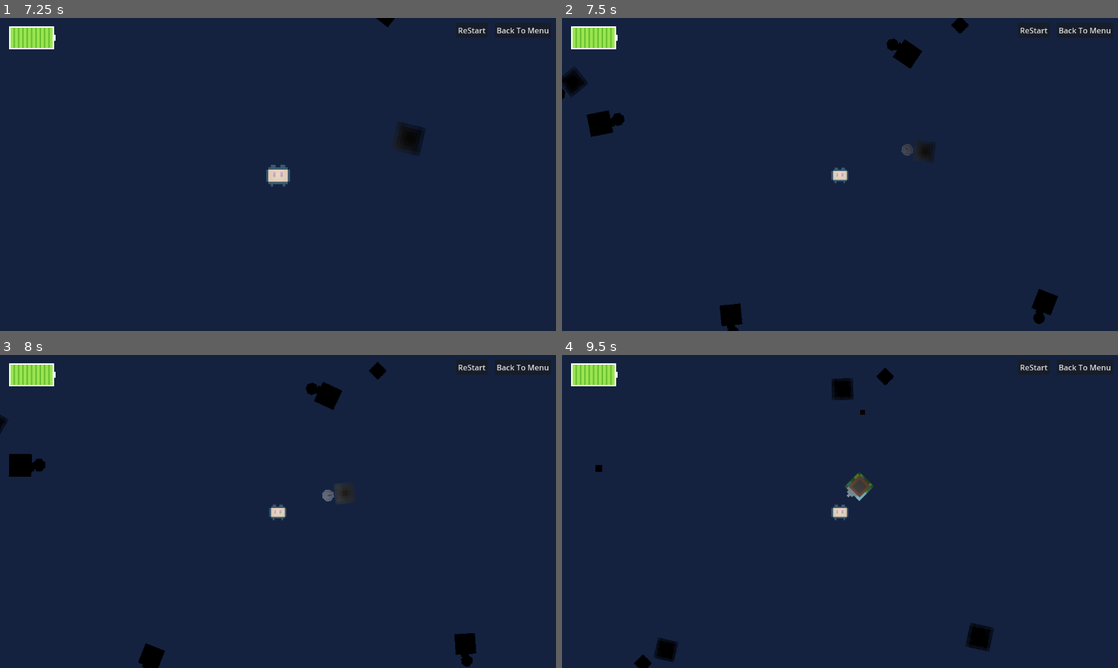
Above: before the commit, frames 1-4 (two rows, left to right).
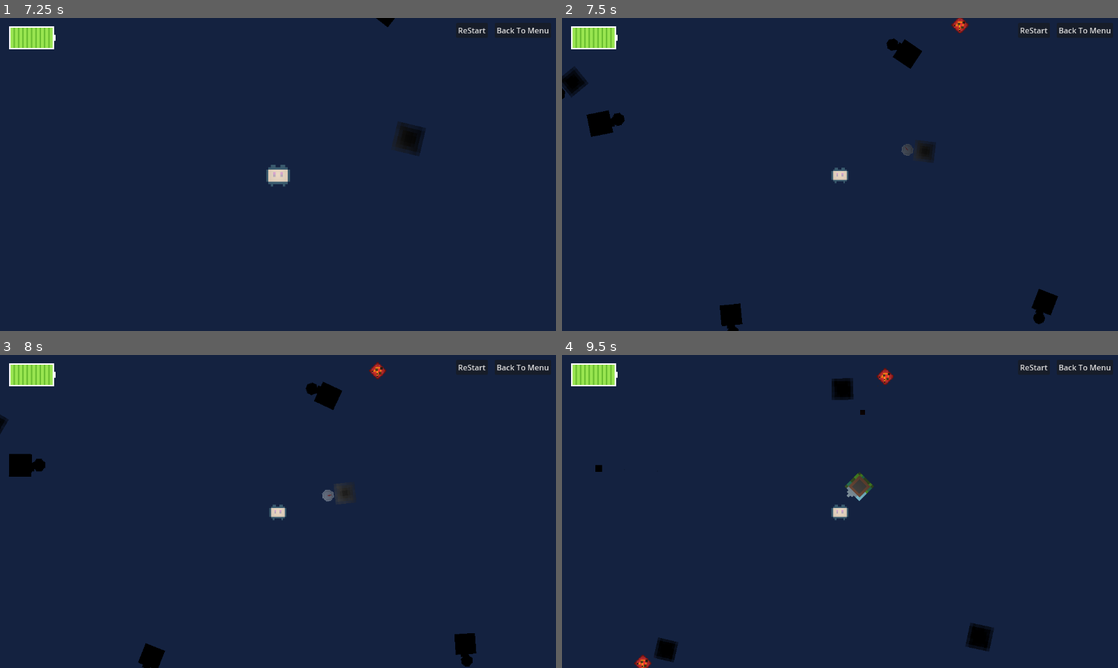
Above: after the commit, the same moments.

Repository: icysamon/LightYearsTraveler
Game: Godot game, scene res://scene/main/menu.tscn
Same seed, same stepped clock (60 frames per second), same inputs: the game is played once before the commit and once after it.
Inputs (mouse positions are in pixels of both pictures, inside the frame that each line leads up to):
- Up to frame 1 (7.25 s): click "Start" at 0.5 s; click "ReStart" at 1.25 s; click "ReStart" at 2 s; click "ReStart" at 2.75 s; click "Back To Menu" at 3.5 s; click "Start" at 4.25 s; move the mouse to (227, 299) at 5.02 s; hold Right mouse button (attack) 5.03-5.78 s; move the mouse to (417, 136) at 5.77 s; click (417, 136) at 5.85 s; move the mouse to (378, 43) at 6.52 s; hold Up (zoom in) from 6.53 s (still down)
- Up to frame 2 (7.5 s): move the mouse to (812, 237) at 7.27 s; release Up (zoom in) at 7.28 s; tap Down (zoom out) at 7.35 s
- Up to frame 3 (8 s): no input
- Up to frame 4 (9.5 s): move the mouse to (584, 464) at 8.02 s; hold Right mouse button (attack) 8.03-8.78 s; move the mouse to (1001, 652) at 8.77 s; click (1001, 652) at 8.85 s

Frame 1 is identical in both runs. In frame 2, 0.1% of the frame differs, in the area x 70-74%, y 0-5%; in frame 3, 0.1%; in frame 4, 0.2%, in the area x 13-60%, y 4-100%.

Commit message:
feat: enemy light

Diff:
--- a/scene/child/enemy.tscn
+++ b/scene/child/enemy.tscn
@@ -1,8 +1,9 @@
-[gd_scene load_steps=5 format=3 uid="uid://clrxcagxkppeo"]
+[gd_scene load_steps=6 format=3 uid="uid://clrxcagxkppeo"]
 
 [ext_resource type="Texture2D" uid="uid://en5px03lq2u4" path="res://assets/enemy/enemy.png" id="1_cixi3"]
 [ext_resource type="Script" path="res://scripts/enemy.gd" id="2_010hi"]
 [ext_resource type="Script" path="res://scripts/enemy_area.gd" id="3_tcoxo"]
+[ext_resource type="Texture2D" uid="uid://blhpauqkrv0eu" path="res://assets/light/2d_lights_and_shadows_neutral_point_light.webp" id="4_g15fh"]
 
 [sub_resource type="RectangleShape2D" id="RectangleShape2D_pa3vx"]
 size = Vector2(14, 14)
@@ -25,6 +26,12 @@
 [node name="TimerClean" type="Timer" parent="."]
 wait_time = 20.0
 
+[node name="PointLight2D" type="PointLight2D" parent="."]
+color = Color(1, 0.551006, 0.466442, 1)
+energy = 1.2
+texture = ExtResource("4_g15fh")
+texture_scale = 0.1
+
 [connection signal="area_entered" from="Area2D" to="." method="_on_area_2d_area_entered"]
 [connection signal="timeout" from="Timer" to="." method="_on_timer_timeout"]
 [connection signal="timeout" from="TimerClean" to="." method="_on_timer_clean_timeout"]
--- a/scripts/planet.gd
+++ b/scripts/planet.gd
@@ -171,6 +171,7 @@
 		print("planet to planet collision!")
 		get_player = false
 		get_planet = true
+		queue_free()
 	pass
 
 
